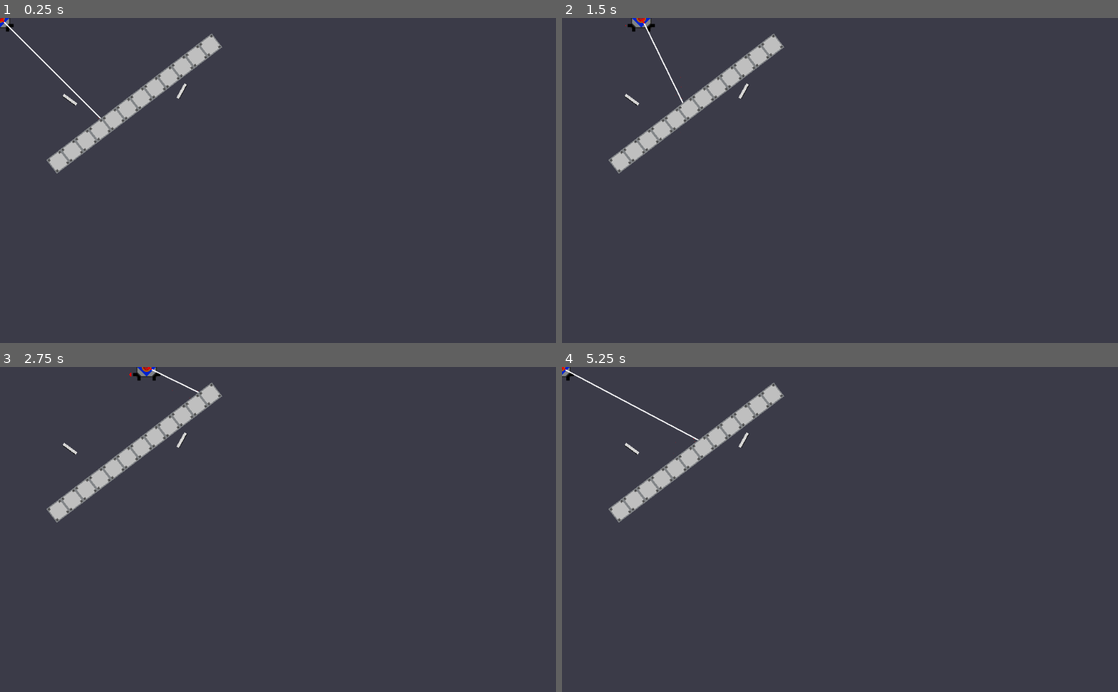
Above: before the commit, frames 1-4 (two rows, left to right).
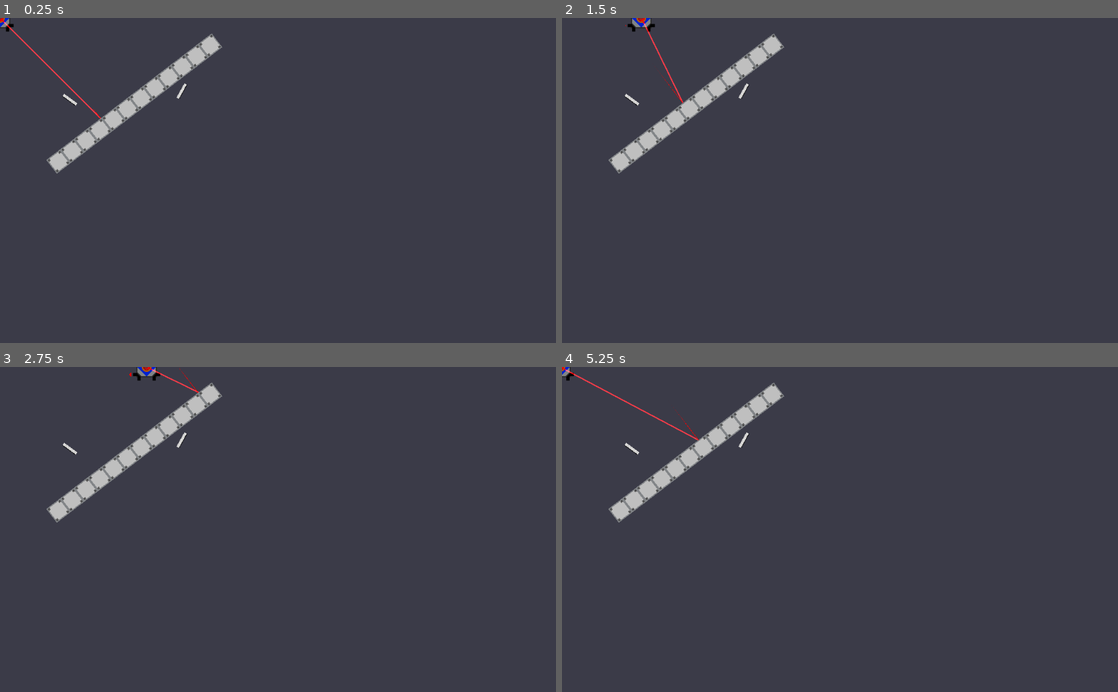
Above: after the commit, the same moments.

Repository: Call-Me-Sir/Calan-Game2021
Game: Godot game, scene res://Level 1.tscn
The game is run twice, just before and just after one commit, with the same random seed, the same clock (stepped at 60 frames per second) and the same inputs.
Inputs (mouse positions are in pixels of both pictures, inside the frame that each line leads up to):
- Up to frame 1 (0.25 s): no input
- Up to frame 2 (1.5 s): tap Enter at 0.5 s; move the mouse to (962, 164) at 0.52 s; hold D (ui_right) 0.53-1.28 s; move the mouse to (728, 196) at 1.27 s; hold Ctrl (slowdown) from 1.28 s (still down)
- Up to frame 3 (2.75 s): tap Space at 2 s; move the mouse to (333, 458) at 2.02 s; release Ctrl (slowdown) at 2.03 s; hold D (ui_right) from 2.03 s (still down)
- Up to frame 4 (5.25 s): move the mouse to (812, 594) at 2.77 s; release D (ui_right) at 2.78 s; hold Shift (speedup) 2.78-3.53 s; tap Enter at 3.5 s; move the mouse to (1006, 578) at 3.52 s; hold A (ui_left) 3.53-5.03 s; move the mouse to (673, 480) at 4.27 s; move the mouse to (867, 529) at 5.02 s; hold Ctrl (slowdown) from 5.03 s (still down)

The runs differ from the first frame. In frame 1, 0.1% of the frame differs, in the area x 0-19%, y 1-31%; in frame 2, 0.1%; in frame 3, less than 0.1%; in frame 4, 0.2%, in the area x 0-25%, y 0-24%.
Error before the commit: Invalid call. Nonexistent function 'set_emmiting' in base 'Particles2D'. (res://Scripts/Playerspaceshipkinematic.gd:87)

Commit message:
Tweaking laser & try to get laser reflect to work

Diff:
--- a/RayArray/Playerspaceshipkinematic.tscn
+++ b/RayArray/Playerspaceshipkinematic.tscn
@@ -15,32 +15,27 @@
 [sub_resource type="RectangleShape2D" id=1]
 extents = Vector2( 25, 25 )
 
-[sub_resource type="Gradient" id=5]
+[sub_resource type="Gradient" id=2]
 colors = PoolColorArray( 1, 0, 0, 1, 1, 0, 0, 0 )
 
-[sub_resource type="GradientTexture" id=6]
-gradient = SubResource( 5 )
+[sub_resource type="GradientTexture" id=7]
+gradient = SubResource( 2 )
 
 [sub_resource type="ParticlesMaterial" id=4]
 flag_disable_z = true
-spread = 90.0
+spread = 0.0
 gravity = Vector3( 0, 0, 0 )
 initial_velocity = 100.0
 initial_velocity_random = 0.7
 orbit_velocity = 0.0
 orbit_velocity_random = 0.0
-color_ramp = SubResource( 6 )
+color_ramp = SubResource( 7 )
 
-[sub_resource type="CanvasItemMaterial" id=2]
+[sub_resource type="CanvasItemMaterial" id=5]
 blend_mode = 1
 
-[sub_resource type="SpriteFrames" id=3]
+[sub_resource type="SpriteFrames" id=6]
 animations = [ {
-"frames": [ ExtResource( 9 ) ],
-"loop": false,
-"name": "Full Right",
-"speed": 5.0
-}, {
 "frames": [ null, ExtResource( 5 ), ExtResource( 6 ), ExtResource( 7 ), ExtResource( 8 ) ],
 "loop": false,
 "name": "Thrust Right",
@@ -49,6 +44,11 @@
 "frames": [ ExtResource( 10 ) ],
 "loop": true,
 "name": "Small Right",
+"speed": 5.0
+}, {
+"frames": [ ExtResource( 9 ) ],
+"loop": false,
+"name": "Full Right",
 "speed": 5.0
 } ]
 
@@ -74,13 +74,15 @@
 
 [node name="EndParticles" type="Particles2D" parent="RayCast2D/End"]
 rotation = 3.14159
+amount = 200
 process_material = SubResource( 4 )
 
 [node name="ContraptionSprite" type="Sprite" parent="RayCast2D"]
 texture = ExtResource( 3 )
 
 [node name="Beam" type="Sprite" parent="RayCast2D"]
-material = SubResource( 2 )
+modulate = Color( 1, 0, 0, 1 )
+material = SubResource( 5 )
 scale = Vector2( 1, 0.05 )
 texture = ExtResource( 11 )
 centered = false
@@ -89,6 +91,6 @@
 region_rect = Rect2( 0, 0, 25.623, 24 )
 
 [node name="SpaceshipThrust" type="AnimatedSprite" parent="."]
-frames = SubResource( 3 )
+frames = SubResource( 6 )
 animation = "Small Right"
 playing = true
--- a/RayArray/ReflectorCast.tscn
+++ b/RayArray/ReflectorCast.tscn
@@ -1,9 +1,49 @@
-[gd_scene load_steps=2 format=2]
+[gd_scene load_steps=7 format=2]
 
 [ext_resource path="res://Scripts/ReflectorCast.gd" type="Script" id=1]
+[ext_resource path="res://Imported resources/Beam.png" type="Texture" id=2]
+
+[sub_resource type="Gradient" id=4]
+colors = PoolColorArray( 1, 0, 0, 1, 1, 0, 0, 0 )
+
+[sub_resource type="GradientTexture" id=3]
+gradient = SubResource( 4 )
+
+[sub_resource type="ParticlesMaterial" id=5]
+flag_disable_z = true
+spread = 0.0
+gravity = Vector3( 0, 0, 0 )
+initial_velocity = 100.0
+initial_velocity_random = 0.7
+orbit_velocity = 0.0
+orbit_velocity_random = 0.0
+color_ramp = SubResource( 3 )
+
+[sub_resource type="CanvasItemMaterial" id=6]
+blend_mode = 1
 
 [node name="ReflectorCast" type="RayCast2D"]
 enabled = true
 cast_to = Vector2( 50, 0 )
 collision_mask = 2
 script = ExtResource( 1 )
+
+[node name="End" type="Position2D" parent="."]
+position = Vector2( 31, 0 )
+scale = Vector2( 0.5, 0.5 )
+
+[node name="EndParticles" type="Particles2D" parent="End"]
+rotation = 3.14159
+amount = 200
+process_material = SubResource( 5 )
+
+[node name="Beam" type="Sprite" parent="."]
+modulate = Color( 1, 0, 0, 1 )
+material = SubResource( 6 )
+position = Vector2( -6.71, 0 )
+scale = Vector2( 1.22, 0.05 )
+texture = ExtResource( 2 )
+centered = false
+offset = Vector2( 5.5, -12 )
+region_enabled = true
+region_rect = Rect2( 0, 0, 25.623, 24 )
--- a/RayArray/Scripts/Playerspaceshipkinematic.gd
+++ b/RayArray/Scripts/Playerspaceshipkinematic.gd
@@ -72,7 +72,8 @@
 		beam_end.global_position = ray.get_collision_point()
 		print(optic_device)
 		if ray.get_collider().is_in_group("Mirror"):
-			$RayCast2D/End/EndParticles.set_emmiting(false)
+			$RayCast2D/End/EndParticles.emitting = false
+			$RayCast2D/End/EndParticles.hide()
 			if reflector_ray == null :
 				reflector_ray = new_ray.instance()
 				reflector_ray.global_position = new_ray_position
@@ -84,11 +85,17 @@
 				reflector_ray.cast_to = r
 				#reflector_ray.rotation = ray.get_collision_normal() - ray.get_parent().rotation
 		else:
-			$RayCast2D/End/EndParticles.set_emmiting(true)
+			$RayCast2D/End/EndParticles.set_emitting(true)
+			$RayCast2D/End/EndParticles.show()
+			var c = ray.get_collision_normal()
+			var b = ray.cast_to.bounce(c)
+			$RayCast2D/End/EndParticles.rotation = c.angle()# + 0.5*b.angle()
 			if reflector_ray != null:
 				reflector_ray.queue_free()
 				reflector_ray = null
 	else:
+		$RayCast2D/End/EndParticles.emitting = false
+		$RayCast2D/End/EndParticles.hide()
 		beam_end.global_position = ray.cast_to
 		if reflector_ray != null:
 			reflector_ray.queue_free()
--- a/RayArray/Scripts/ReflectorCast.gd
+++ b/RayArray/Scripts/ReflectorCast.gd
@@ -2,34 +2,57 @@
 
 
 onready var new_ray = load("res://ReflectorCast.tscn")
+onready var ray = $ReflectorCast
+onready var beam = $ReflectorCast/Beam
 var reflector_ray = null
+onready var beam_end = $ReflectorCast/End
 # Declare member variables here. Examples:
 # var a = 2
 # var b = "text"
 
+
 func check_ray_collision():
-	if is_colliding():
-		var new_ray_position = get_collision_point()
-		var new_ray_angle = get_collision_normal()
-		if reflector_ray == null:
-			reflector_ray = new_ray.instance()
-			reflector_ray.global_position = new_ray_position
-			get_tree().get_root().add_child(reflector_ray)
+	if ray.is_colliding():
+		var new_ray_position = ray.get_collision_point()
+		var new_ray_angle = ray.get_collision_normal()
+		var optic_device = ray.get_collider_shape()
+		beam_end.global_position = ray.get_collision_point()
+		print(optic_device)
+		if ray.get_collider().is_in_group("Mirror"):
+			$ReflectorCast/End/EndParticles.emitting = false
+			$ReflectorCast/End/EndParticles.hide()
+			if reflector_ray == null :
+				reflector_ray = new_ray.instance()
+				reflector_ray.global_position = new_ray_position
+				get_tree().get_root().add_child(reflector_ray)
+			else:
+				print(ray.cast_to)
+				reflector_ray.global_position = new_ray_position
+				var r = ray.cast_to.bounce(ray.get_collision_normal())
+				reflector_ray.cast_to = r
+				#reflector_ray.rotation = ray.get_collision_normal() - ray.get_parent().rotation
 		else:
-
-			reflector_ray.global_position = new_ray_position
-			var r = cast_to.bounce(get_collision_normal())
-			reflector_ray.cast_to = r
-			#reflector_ray.rotation = ray.get_collision_normal() - ray.get_parent().rotation
+			$ReflectorCast/End/EndParticles.set_emitting(true)
+			$ReflectorCast/End/EndParticles.show()
+			var c = ray.get_collision_normal()
+			var r = ray.cast_to.bounce(c)
+			$ReflectorCast/End/EndParticles.rotation = c.angle() # + 0.5*r.angle()
+			if reflector_ray != null:
+				reflector_ray.queue_free()
+				reflector_ray = null
 	else:
+		$ReflectorCast/End/EndParticles.emitting = false
+		$ReflectorCast/End/EndParticles.hide()
+		beam_end.global_position = ray.cast_to
 		if reflector_ray != null:
 			reflector_ray.queue_free()
 			reflector_ray = null
 
 # Called when the node enters the scene tree for the first time.
 func _physics_process(delta):
-	#check_ray_collision()
-	pass # Replace with function body.
+	beam.rotation = ray.cast_to.angle()
+	beam.region_rect.end.x = beam_end.position.length()
+	check_ray_collision()
 
 
 # Called every frame. 'delta' is the elapsed time since the previous frame.
